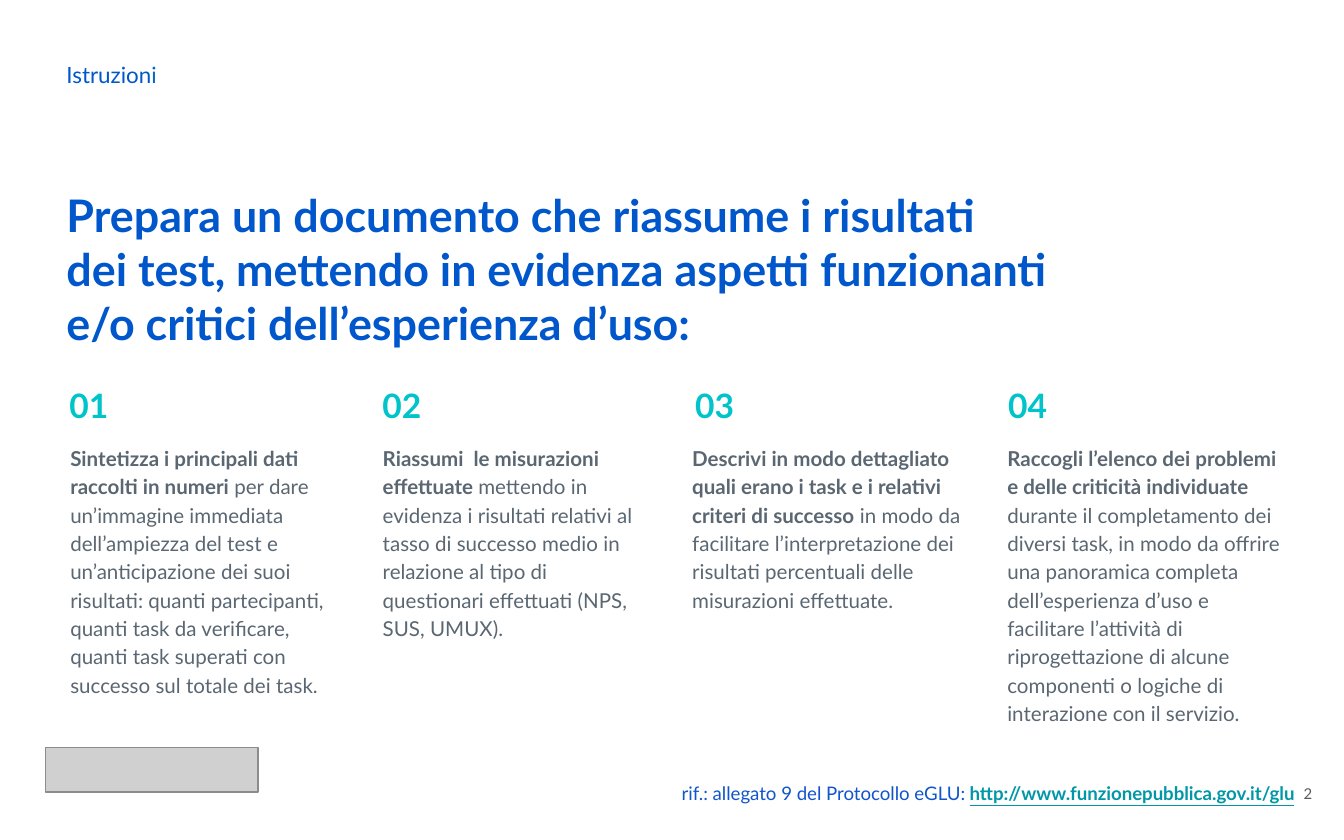
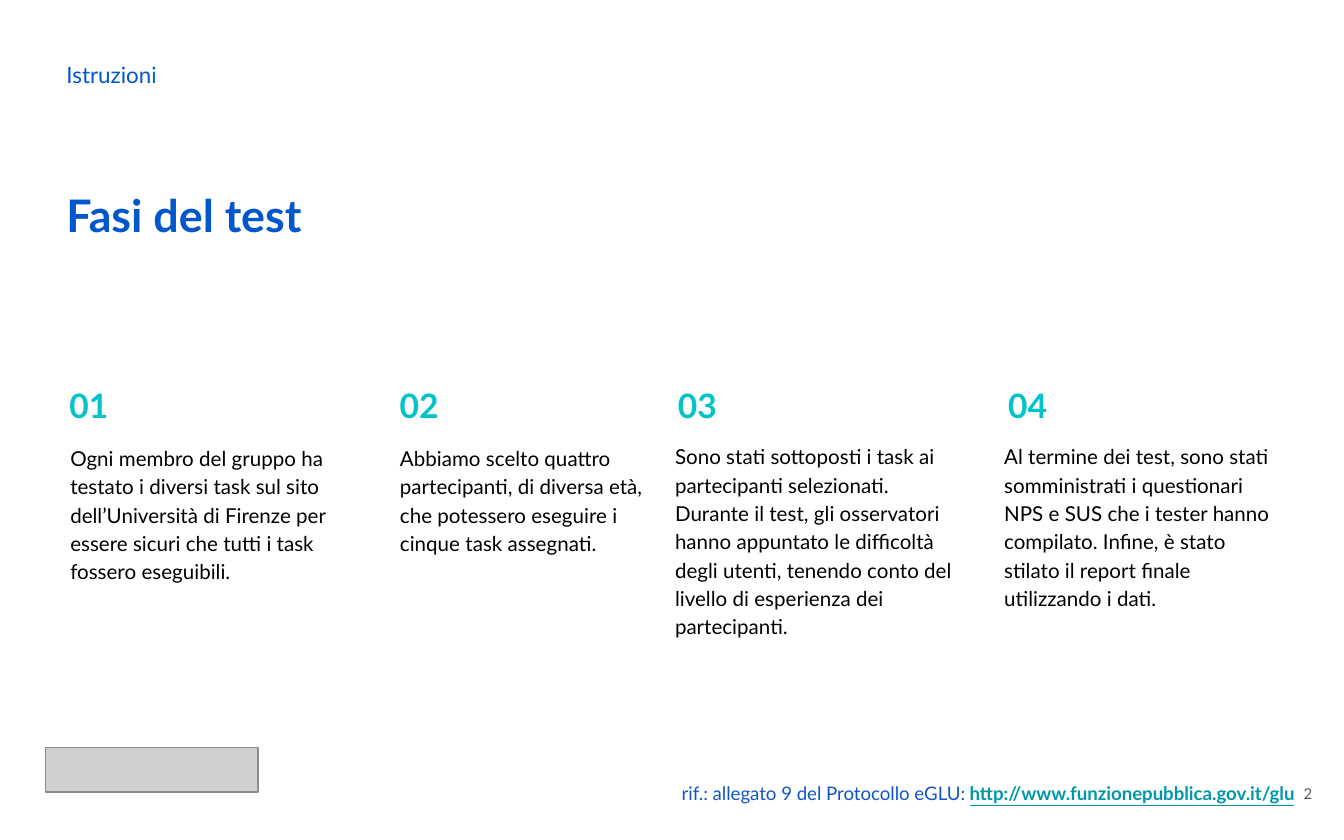
Before and after one commit to GiuVol/Progetto-IUM-21-22, a slide deck: slide 2 of Report dei risultati.pptx. Drawn at 1344x840 pixels with LibreOffice and Linux fonts; fonts in the diff are those of the drawing; grey boxes stand for pictures. Boxes give left, top, right and bottom in pixels: in the first picture for what was removed or moved away, otherwise in the second. Text is boxed around its words. In the diff, an @@ line names an element or a change of style, - is before the commit and + after.

Commit message:
Modificato report dei risultati

```diff
--- a/Report dei risultati.pptx
+++ b/Report dei risultati.pptx
@@ text at <box>66,198,302,233</box>: text changed @@
-Prepara un documento che riassume i risultati
-dei test, mettendo in evidenza aspetti funzionanti e/o critici dell’esperienza d’uso:
+Fasi del test
@@ text "02": place and size @@
-text "02" at <box>382,393,421,419</box>
+text "02" at <box>400,393,439,419</box>
@@ text "03": place and size @@
-text "03" at <box>695,393,734,419</box>
+text "03" at <box>678,393,717,419</box>
@@ text at <box>675,449,951,610</box>: text changed; text colour #5A6772 to #000000 @@
-Descrivi in modo dettagliato quali erano i task e i relativi criteri di successo in modo da facilitare l’interpretazione dei risultati percentuali delle misurazioni effettuate.
+Sono stati sottoposti i task ai partecipanti selezionati. Durante il test, gli osservatori hanno appuntato le difficoltà degli utenti, tenendo conto del livello di esperienza dei partecipanti.
@@ text at <box>1004,449,1269,606</box>: text changed; text colour #5A6772 to #000000 @@
-Raccogli l’elenco dei problemi e delle criticità individuate durante il completamento dei diversi task, in modo da offrire una panoramica completa dell’esperienza d’uso e facilitare l’attività di riprogettazione di alcune componenti o logiche di interazione con il servizio.
+Al termine dei test, sono stati somministrati i questionari NPS e SUS che i tester hanno compilato. Infine, è stato stilato il report finale utilizzando i dati.
@@ text at <box>70,451,326,583</box>: text changed; text colour #5A6772 to #000000 @@
-Sintetizza i principali dati raccolti in numeri per dare un’immagine immediata dell’ampiezza del test e un’anticipazione dei suoi risultati: quanti partecipanti, quanti task da verificare, quanti task superati con successo sul totale dei task.
+Ogni membro del gruppo ha testato i diversi task sul sito dell’Università di Firenze per essere sicuri che tutti i task fossero eseguibili.
@@ text at <box>400,451,642,555</box>: text changed; text colour #5A6772 to #000000 @@
-Riassumi le misurazioni effettuate mettendo in evidenza i risultati relativi al tasso di successo medio in relazione al tipo di questionari effettuati (NPS, SUS, UMUX).
+Abbiamo scelto quattro partecipanti, di diversa età, che potessero eseguire i cinque task assegnati.
```
Also in this commit, not shown: 1 slide added, 1 slide removed.
